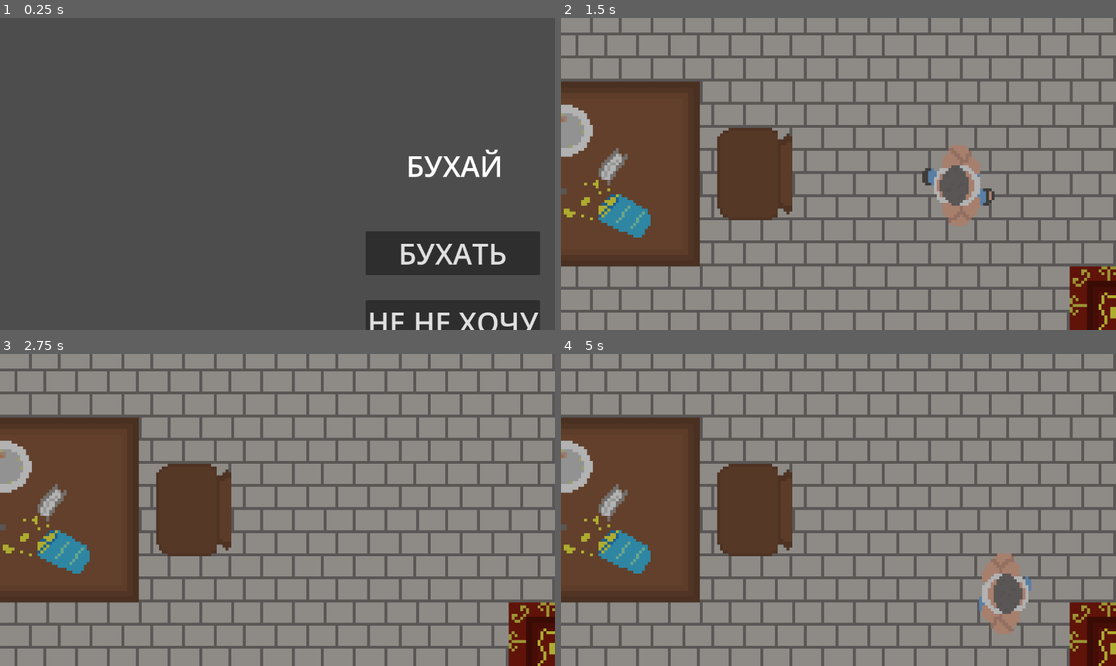
Above: before the commit, frames 1-4 (two rows, left to right).
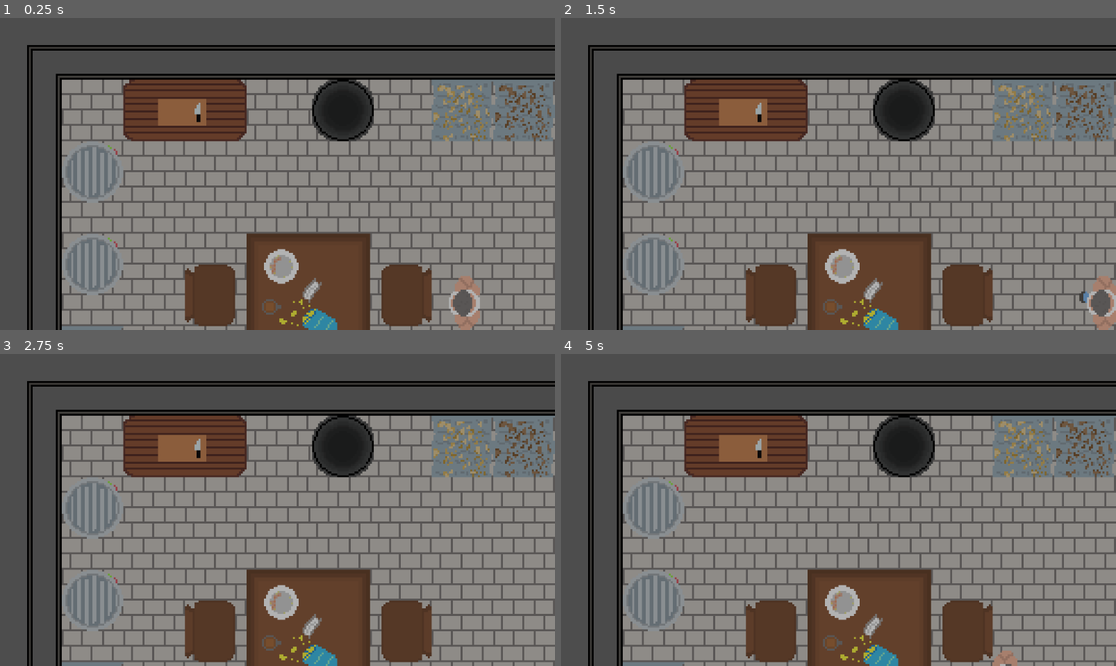
Above: after the commit, the same moments.

Repository: Pel-meshek/drinkUP
Game: Godot game, scene res://scenes/garage.tscn
The game is run twice, just before and just after one commit, with the same random seed, the same clock (stepped at 60 frames per second) and the same inputs. Before the commit the project starts from res://scenes/menu.tscn.
Inputs (mouse positions are in pixels of both pictures, inside the frame that each line leads up to):
- Up to frame 1 (0.25 s): no input
- Up to frame 2 (1.5 s): click (1016, 252) at 0.5 s, where only the run before the commit has a clickable "БУХАТЬ"; tap Enter at 1.25 s; hold D (right) from 1.28 s (still down); hold E (interact) from 1.28 s (still down)
- Up to frame 3 (2.75 s): release D (right) at 2.03 s; release E (interact) at 2.03 s; hold S (down) from 2.03 s (still down); tap E (interact) at 2.1 s
- Up to frame 4 (5 s): tap Space (skip) at 2.75, 4.25 s; release S (down) at 2.78 s; hold D (right) 2.78-3.53 s; hold E (interact) 2.78-3.53 s; tap Enter at 3.5 s; hold W (up) 3.53-4.28 s; tap E (interact) at 3.6 s; hold A (left) from 4.28 s (still down); hold E (interact) from 4.28 s (still down)

The runs differ from the first frame. In frame 1, 67% of the frame differs, in the area x 4-100%, y 8-100%; in frame 2, 71%, in the area x 0-100%, y 0-100%; in frame 3, 70%; in frame 4, 71%.

Commit message:
zov predkov

Diff:
--- a/project.godot
+++ b/project.godot
@@ -11,7 +11,7 @@
 [application]
 
 config/name="drinkUP"
-run/main_scene="uid://7n8dmxmairre"
+run/main_scene="uid://4klhqsnlfeu1"
 config/features=PackedStringArray("4.6", "Mobile")
 
 [display]
--- a/scenes/garage.tscn
+++ b/scenes/garage.tscn
@@ -6,6 +6,7 @@
 [ext_resource type="Texture2D" uid="uid://b7cyp8bcdvvro" path="res://assets/Угол.png" id="4_4y4st"]
 [ext_resource type="Texture2D" uid="uid://bnlko8fls35vq" path="res://assets/table.png" id="5_0785v"]
 [ext_resource type="Texture2D" uid="uid://d1joo7fp7xc7p" path="res://assets/ДИВАН.png" id="5_spycl"]
+[ext_resource type="Texture2D" uid="uid://dvt0guyrrifm2" path="res://assets/Дверь/Анимация двери1.png" id="6_fujna"]
 [ext_resource type="Texture2D" uid="uid://dv1raixhp7p5g" path="res://assets/СТОЛ ОБЫЧНЫЙ.png" id="6_nmo5b"]
 [ext_resource type="Script" uid="uid://cn5wfc1th6hy" path="res://scripts/kotel.gd" id="6_nulr8"]
 [ext_resource type="Texture2D" uid="uid://dksbsyxh0n1ho" path="res://assets/СТУЛ.png" id="6_q361v"]
@@ -33,6 +34,14 @@
 [ext_resource type="PackedScene" uid="uid://dacv2754hedak" path="res://scenes/dialogue.tscn" id="22_sdyjj"]
 [ext_resource type="PackedScene" uid="uid://k85ld780p7cg" path="res://scenes/belka.tscn" id="23_5080d"]
 [ext_resource type="PackedScene" uid="uid://dhucc0jp1i5vc" path="res://scenes/ui.tscn" id="25_4y4st"]
+[ext_resource type="Texture2D" uid="uid://222o7slh7qlp" path="res://assets/Дверь/Анимация двери2.png" id="35_v6vtq"]
+[ext_resource type="Texture2D" uid="uid://iyaqy2bvkkow" path="res://assets/Дверь/Анимация двери3.png" id="36_0juyn"]
+[ext_resource type="Texture2D" uid="uid://3wpfkxlis8ty" path="res://assets/Дверь/Анимация двери4.png" id="37_ahcgg"]
+[ext_resource type="Script" uid="uid://cr28fps778guc" path="res://scenes/solods.gd" id="38_0juyn"]
+[ext_resource type="Texture2D" uid="uid://tx16hsriplij" path="res://assets/Дверь/Анимация двери5.png" id="38_l6jx5"]
+[ext_resource type="Texture2D" uid="uid://ctq6e3lhiun7" path="res://assets/Дверь/Анимация двери6.png" id="39_3fq53"]
+[ext_resource type="Texture2D" uid="uid://cgy3g4xnlcgru" path="res://assets/Дверь/Анимация двери7.png" id="40_b27yd"]
+[ext_resource type="Texture2D" uid="uid://bamil8pit8c78" path="res://assets/Дверь/Анимация двери8.png" id="41_lgefn"]
 
 [sub_resource type="TileSetAtlasSource" id="TileSetAtlasSource_7mpr7"]
 texture = ExtResource("3_lqxlc")
@@ -91,6 +100,13 @@
 4:1/0/physics_layer_0/polygon_0/points = PackedVector2Array(-8, -0.8992939, 8, -0.71943665, 8, 8, -8, 8)
 5:1/0 = 0
 5:1/0/physics_layer_0/polygon_0/points = PackedVector2Array(-8, -0.8992939, -0.26978874, -0.17985916, 0.08992958, -8, 8, -8, 8, 8, -8, 8)
+
+[sub_resource type="TileSetAtlasSource" id="TileSetAtlasSource_54c2f"]
+texture = ExtResource("6_fujna")
+0:0/0 = 0
+0:0/0/physics_layer_0/polygon_0/points = PackedVector2Array(-8, -8, -5.1259747, -8, -4.586399, 8, -8, 8)
+0:1/0 = 0
+0:1/0/physics_layer_0/polygon_0/points = PackedVector2Array(-8, -8, -5.1259747, -8, -4.586399, 8, -8, 8)
 
 [sub_resource type="TileSetAtlasSource" id="TileSetAtlasSource_v6vtq"]
 texture = ExtResource("6_nmo5b")
@@ -291,6 +307,7 @@
 sources/11 = SubResource("TileSetAtlasSource_0juyn")
 sources/12 = SubResource("TileSetAtlasSource_ahcgg")
 sources/13 = SubResource("TileSetAtlasSource_mbu4q")
+sources/1 = SubResource("TileSetAtlasSource_54c2f")
 
 [sub_resource type="SpriteFrames" id="SpriteFrames_q361v"]
 animations = [{
@@ -327,10 +344,51 @@
 radius = 8.258057
 
 [sub_resource type="RectangleShape2D" id="RectangleShape2D_qfkxd"]
-size = Vector2(47, 40)
+size = Vector2(36, 40)
 
 [sub_resource type="RectangleShape2D" id="RectangleShape2D_p2t0x"]
-size = Vector2(77, 39)
+size = Vector2(70, 39)
+
+[sub_resource type="SpriteFrames" id="SpriteFrames_m472b"]
+animations = [{
+"frames": [{
+"duration": 1.0,
+"texture": ExtResource("6_fujna")
+}, {
+"duration": 1.0,
+"texture": ExtResource("35_v6vtq")
+}, {
+"duration": 1.0,
+"texture": ExtResource("36_0juyn")
+}, {
+"duration": 1.0,
+"texture": ExtResource("37_ahcgg")
+}, {
+"duration": 1.0,
+"texture": ExtResource("38_l6jx5")
+}, {
+"duration": 1.0,
+"texture": ExtResource("39_3fq53")
+}, {
+"duration": 1.0,
+"texture": ExtResource("40_b27yd")
+}, {
+"duration": 1.0,
+"texture": ExtResource("41_lgefn")
+}],
+"loop": true,
+"name": &"default",
+"speed": 5.0
+}]
+
+[sub_resource type="RectangleShape2D" id="RectangleShape2D_v6vtq"]
+size = Vector2(29, 20)
+
+[sub_resource type="RectangleShape2D" id="RectangleShape2D_0juyn"]
+size = Vector2(31, 43)
+
+[sub_resource type="RectangleShape2D" id="RectangleShape2D_ahcgg"]
+size = Vector2(95, 32)
 
 [node name="Garage" type="Node2D" unique_id=125230760]
 script = ExtResource("1_oyih7")
@@ -340,34 +398,48 @@
 tile_set = SubResource("TileSet_mjmn4")
 
 [node name="TileMapLayer" type="TileMapLayer" parent="TileMapLayer" unique_id=498011290]
-tile_map_data = PackedByteArray("AAAEAAIADQAAAAAAAAAEAAMADQA …(1792 unchanged characters)… BAAAAABANAAkAAgAAAAEAABAMAAkAAgABAAEAABA=")
+tile_map_data = PackedByteArray("AAAEAAIADQAAAAAAAAAEAAMADQA …(1792 unchanged characters)… BAAAAABANAAkAAgAAAAEAABAMAAkAAgABAAEAABAWAA8AAQAAAAAAAGAXAA8AAQAAAAEAAGA=")
 tile_set = SubResource("TileSet_4y4st")
+
+[node name="light" type="Node2D" parent="." unique_id=1879950641]
+
+[node name="DirectionalLight2D" type="DirectionalLight2D" parent="light" unique_id=1113064694]
+energy = 0.3
+blend_mode = 1
+
+[node name="PointLight2D" type="PointLight2D" parent="light" unique_id=2142955209]
+position = Vector2(398.00003, 61.999992)
+scale = Vector2(1.2031251, 1.4687496)
+shadow_enabled = true
+texture = ExtResource("19_q361v")
 
 [node name="Player" parent="." unique_id=1896740672 instance=ExtResource("10_q361v")]
 position = Vector2(244, 148)
 
-[node name="kotel" type="StaticBody2D" parent="." unique_id=1397662955]
+[node name="varka" type="Node2D" parent="." unique_id=315141981]
+
+[node name="kotel" type="StaticBody2D" parent="varka" unique_id=1397662955]
 position = Vector2(-201, 0)
 script = ExtResource("6_nulr8")
 
-[node name="AnimatedSprite2D" type="AnimatedSprite2D" parent="kotel" unique_id=321625484]
+[node name="AnimatedSprite2D" type="AnimatedSprite2D" parent="varka/kotel" unique_id=321625484]
 position = Vector2(379, 48)
 sprite_frames = SubResource("SpriteFrames_q361v")
 animation = &"пустой"
 autoplay = "пустой"
 
-[node name="CollisionShape2D" type="CollisionShape2D" parent="kotel" unique_id=89583594]
+[node name="CollisionShape2D" type="CollisionShape2D" parent="varka/kotel" unique_id=89583594]
 position = Vector2(379, 48)
 scale = Vector2(1.9375, 1.84375)
 shape = SubResource("CircleShape2D_spycl")
 
-[node name="Area2D" type="Area2D" parent="kotel" unique_id=1198677189]
-
-[node name="CollisionShape2D" type="CollisionShape2D" parent="kotel/Area2D" unique_id=1742317133]
+[node name="Area2D" type="Area2D" parent="varka/kotel" unique_id=1198677189]
+
+[node name="CollisionShape2D" type="CollisionShape2D" parent="varka/kotel/Area2D" unique_id=1742317133]
 position = Vector2(379, 51)
 shape = SubResource("RectangleShape2D_qfkxd")
 
-[node name="TimerLabel" type="Label" parent="kotel" unique_id=31578344]
+[node name="TimerLabel" type="Label" parent="varka/kotel" unique_id=31578344]
 offset_left = 369.0
 offset_top = 10.0
 offset_right = 409.0
@@ -375,58 +447,91 @@
 text = "60
 "
 
-[node name="AudioStreamPlayer2D" type="AudioStreamPlayer2D" parent="kotel" unique_id=1986010220]
+[node name="AudioStreamPlayer2D" type="AudioStreamPlayer2D" parent="varka/kotel" unique_id=1986010220]
 position = Vector2(378, 49)
 stream = ExtResource("8_8ish0")
 volume_db = -5.295
 max_distance = 1249.0
 
-[node name="stol" type="StaticBody2D" parent="." unique_id=605600571]
+[node name="stol" type="StaticBody2D" parent="varka" unique_id=605600571]
 script = ExtResource("8_hq1gk")
 
-[node name="StolTimerLabel" type="Label" parent="stol" unique_id=852727910]
+[node name="StolTimerLabel" type="Label" parent="varka/stol" unique_id=852727910]
 offset_left = 78.0
 offset_top = 12.0
 offset_right = 118.0
 offset_bottom = 35.0
 
-[node name="Area2D" type="Area2D" parent="stol" unique_id=1333890588]
-
-[node name="CollisionShape2D" type="CollisionShape2D" parent="stol/Area2D" unique_id=691416102]
-position = Vector2(97.5, 49.5)
+[node name="Area2D" type="Area2D" parent="varka/stol" unique_id=1333890588]
+
+[node name="CollisionShape2D" type="CollisionShape2D" parent="varka/stol/Area2D" unique_id=691416102]
+position = Vector2(96, 49.5)
 shape = SubResource("RectangleShape2D_p2t0x")
 
-[node name="AudioStreamPlayer2D" type="AudioStreamPlayer2D" parent="stol" unique_id=467442318]
+[node name="AudioStreamPlayer2D" type="AudioStreamPlayer2D" parent="varka/stol" unique_id=467442318]
 position = Vector2(97, 50)
 stream = ExtResource("11_w2145")
+
+[node name="door" type="StaticBody2D" parent="varka" unique_id=1002873699]
+
+[node name="AnimatedSprite2D" type="AnimatedSprite2D" parent="varka/door" unique_id=1233277330]
+position = Vector2(368, 240)
+rotation = -1.5707964
+sprite_frames = SubResource("SpriteFrames_m472b")
+
+[node name="CollisionShape2D" type="CollisionShape2D" parent="varka/door" unique_id=943459110]
+position = Vector2(368.5, 263)
+shape = SubResource("RectangleShape2D_v6vtq")
+
+[node name="solods" type="StaticBody2D" parent="varka" unique_id=132550313]
+script = ExtResource("38_0juyn")
+
+[node name="pilsner" type="Area2D" parent="varka/solods" unique_id=826106598]
+
+[node name="CollisionShape2D" type="CollisionShape2D" parent="varka/solods/pilsner" unique_id=1841451480]
+position = Vector2(304, 53)
+shape = SubResource("RectangleShape2D_0juyn")
+
+[node name="munhen" type="Area2D" parent="varka/solods" unique_id=1722777062]
+
+[node name="CollisionShape2D" type="CollisionShape2D" parent="varka/solods/munhen" unique_id=2013590762]
+position = Vector2(271.5, 53.5)
+shape = SubResource("RectangleShape2D_0juyn")
+
+[node name="caramel" type="Area2D" parent="varka/solods" unique_id=419213044]
+
+[node name="CollisionShape2D" type="CollisionShape2D" parent="varka/solods/caramel" unique_id=397195449]
+position = Vector2(239, 53)
+shape = SubResource("RectangleShape2D_0juyn")
+
+[node name="CollisionShape2D" type="CollisionShape2D" parent="varka/solods" unique_id=1167703762]
+position = Vector2(271.5, 48)
+shape = SubResource("RectangleShape2D_ahcgg")
 
 [node name="ГрустныйСаунд" type="AudioStreamPlayer" parent="." unique_id=801783800]
 stream = ExtResource("12_4laxj")
 volume_db = -31.57
 autoplay = true
 
-[node name="DirectionalLight2D" type="DirectionalLight2D" parent="." unique_id=1113064694]
-energy = 0.3
-blend_mode = 1
-
-[node name="PointLight2D" type="PointLight2D" parent="." unique_id=2142955209]
-position = Vector2(398.00003, 61.999992)
-scale = Vector2(1.2031251, 1.4687496)
-shadow_enabled = true
-texture = ExtResource("19_q361v")
-
 [node name="Dialogue" parent="." unique_id=198509155 instance=ExtResource("22_sdyjj")]
 
-[node name="CharacterBody2D" parent="." unique_id=2000938191 instance=ExtResource("23_5080d")]
+[node name="belka" parent="." unique_id=2000938191 instance=ExtResource("23_5080d")]
 position = Vector2(377, 143)
 
 [node name="Camera2D" type="Camera2D" parent="." unique_id=1873902374]
-position = Vector2(240, 144)
-zoom = Vector2(6, 6)
-
-[node name="UI" parent="." unique_id=385884447 instance=ExtResource("25_4y4st")]
-
-[connection signal="body_entered" from="kotel/Area2D" to="kotel" method="_on_area_2d_body_entered"]
-[connection signal="body_exited" from="kotel/Area2D" to="kotel" method="_on_area_2d_body_exited"]
-[connection signal="body_entered" from="stol/Area2D" to="stol" method="_on_area_2d_body_entered"]
-[connection signal="body_exited" from="stol/Area2D" to="stol" method="_on_area_2d_body_exited"]
+anchor_mode = 0
+zoom = Vector2(4, 4)
+
+[node name="UI" parent="Camera2D" unique_id=385884447 instance=ExtResource("25_4y4st")]
+follow_viewport_enabled = true
+
+[connection signal="body_entered" from="varka/kotel/Area2D" to="varka/kotel" method="_on_area_2d_body_entered"]
+[connection signal="body_exited" from="varka/kotel/Area2D" to="varka/kotel" method="_on_area_2d_body_exited"]
+[connection signal="body_entered" from="varka/stol/Area2D" to="varka/stol" method="_on_area_2d_body_entered"]
+[connection signal="body_exited" from="varka/stol/Area2D" to="varka/stol" method="_on_area_2d_body_exited"]
+[connection signal="body_entered" from="varka/solods/pilsner" to="varka/solods" method="_on_pilsner_body_entered"]
+[connection signal="body_exited" from="varka/solods/pilsner" to="varka/solods" method="_on_pilsner_body_exited"]
+[connection signal="body_entered" from="varka/solods/munhen" to="varka/solods" method="_on_munhen_body_entered"]
+[connection signal="body_exited" from="varka/solods/munhen" to="varka/solods" method="_on_munhen_body_exited"]
+[connection signal="body_entered" from="varka/solods/caramel" to="varka/solods" method="_on_caramel_body_entered"]
+[connection signal="body_exited" from="varka/solods/caramel" to="varka/solods" method="_on_caramel_body_exited"]
--- /dev/null
+++ b/scenes/solods.gd
@@ -0,0 +1,47 @@
+extends StaticBody2D
+
+var is_active_p = false
+var is_active_m = false
+var is_active_c = false
+
+# Called when the node enters the scene tree for the first time.
+func _ready() -> void:
+	pass # Replace with function body.
+
+func _input(event):
+	if not is_active_c and not is_active_c and not is_active_c:
+		return
+
+# Called every frame. 'delta' is the elapsed time since the previous frame.
+func _process(delta: float) -> void:
+	pass
+
+
+func _on_pilsner_body_entered(body: Node2D) -> void:
+	if body.name == "Player":
+		is_active_p = true
+
+
+func _on_munhen_body_entered(body: Node2D) -> void:
+	if body.name == "Player":
+		is_active_m = true
+
+
+func _on_caramel_body_entered(body: Node2D) -> void:
+	if body.name == "Player":
+		is_active_c = true
+
+
+func _on_pilsner_body_exited(body: Node2D) -> void:
+	if body.name == "Player":
+		is_active_p = false
+
+
+func _on_munhen_body_exited(body: Node2D) -> void:
+	if body.name == "Player":
+		is_active_m = false
+
+
+func _on_caramel_body_exited(body: Node2D) -> void:
+	if body.name == "Player":
+		is_active_c = false
--- a/scenes/ui.tscn
+++ b/scenes/ui.tscn
@@ -54,7 +54,7 @@
 script = ExtResource("1_8dubc")
 
 [node name="Score HUD" type="AnimatedSprite2D" parent="." unique_id=976957055]
-position = Vector2(1452, 1488)
+position = Vector2(942, 1000)
 scale = Vector2(5, 5)
 sprite_frames = SubResource("SpriteFrames_7dvkv")
 animation = &"4"
--- a/scripts/kotel.gd
+++ b/scripts/kotel.gd
@@ -36,7 +36,7 @@
 
 	# Завершение
 	timer_label.visible = false
-	is_active = true
+	is_active = false
 	is_timer_active = false
 	$AudioStreamPlayer2D.stop()
 	$AnimatedSprite2D.play("пустой")
--- a/scripts/player.gd
+++ b/scripts/player.gd
@@ -1,12 +1,32 @@
 extends CharacterBody2D
 
+enum {
+	EMPTY,
+	SOLOD,
+	SOLODREZ,
+	HMEL,
+	PIVO
+}
 
 const SPEED = 200.0
 @export var speed: float = 200.0
 @export var rotation_speed: float = 10.0 # Скорость поворота (чем выше, тем резче)
 var is_playing = false
+var state = EMPTY
+
 
 func _physics_process(delta: float) -> void:
+	match state:
+		EMPTY:
+			pass
+		SOLOD:
+			pass
+		SOLODREZ:
+			pass
+		HMEL:
+			pass
+		PIVO:
+			pass
 
 	# 1. Получаем направление ввода (-1 до 1)
 	var input_dir = Input.get_vector("left", "right", "up", "down")
@@ -27,7 +47,7 @@
 			$AudioStreamPlayer2D.stop()
 			is_playing = false
 		$AnimatedSprite2D.play("idle")
-	move_and_slide()
 	if not is_playing:
 		$AudioStreamPlayer2D.play()
 		is_playing = true
+	move_and_slide()
Not shown, added: scenes/solods.gd.uid
